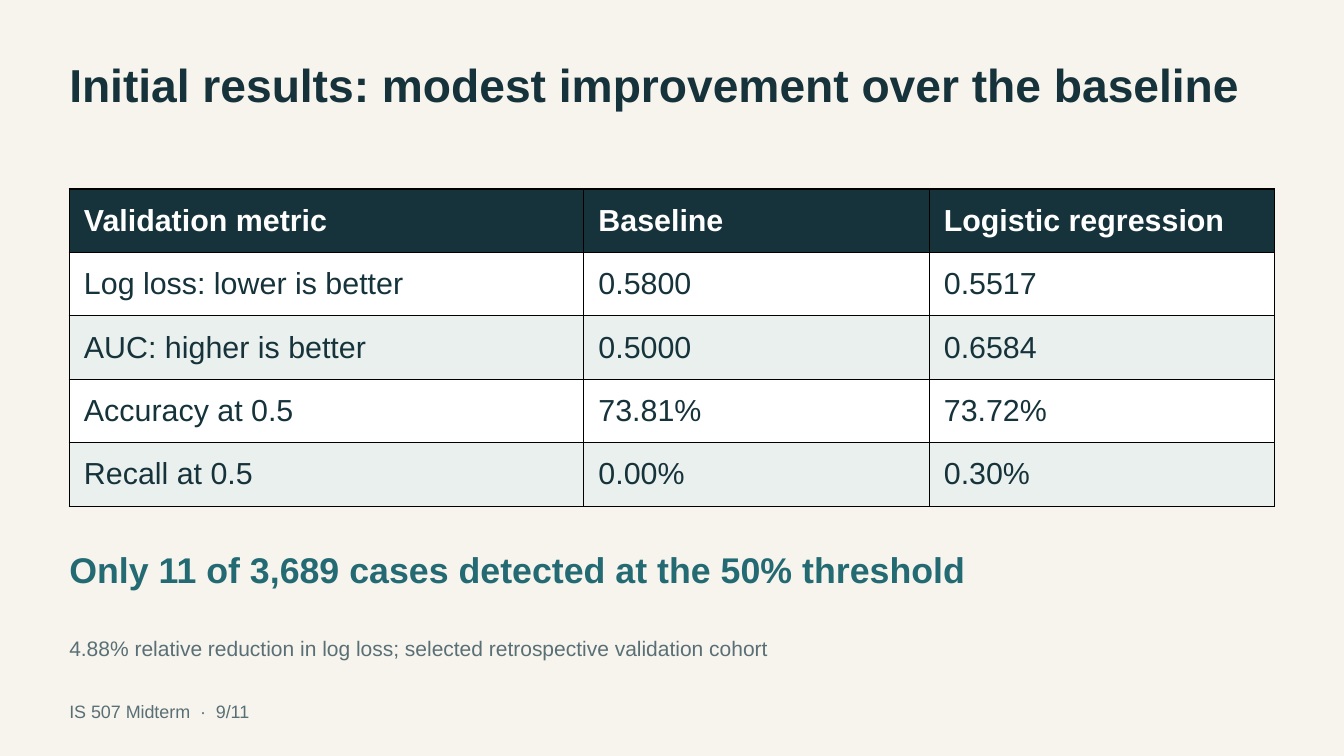
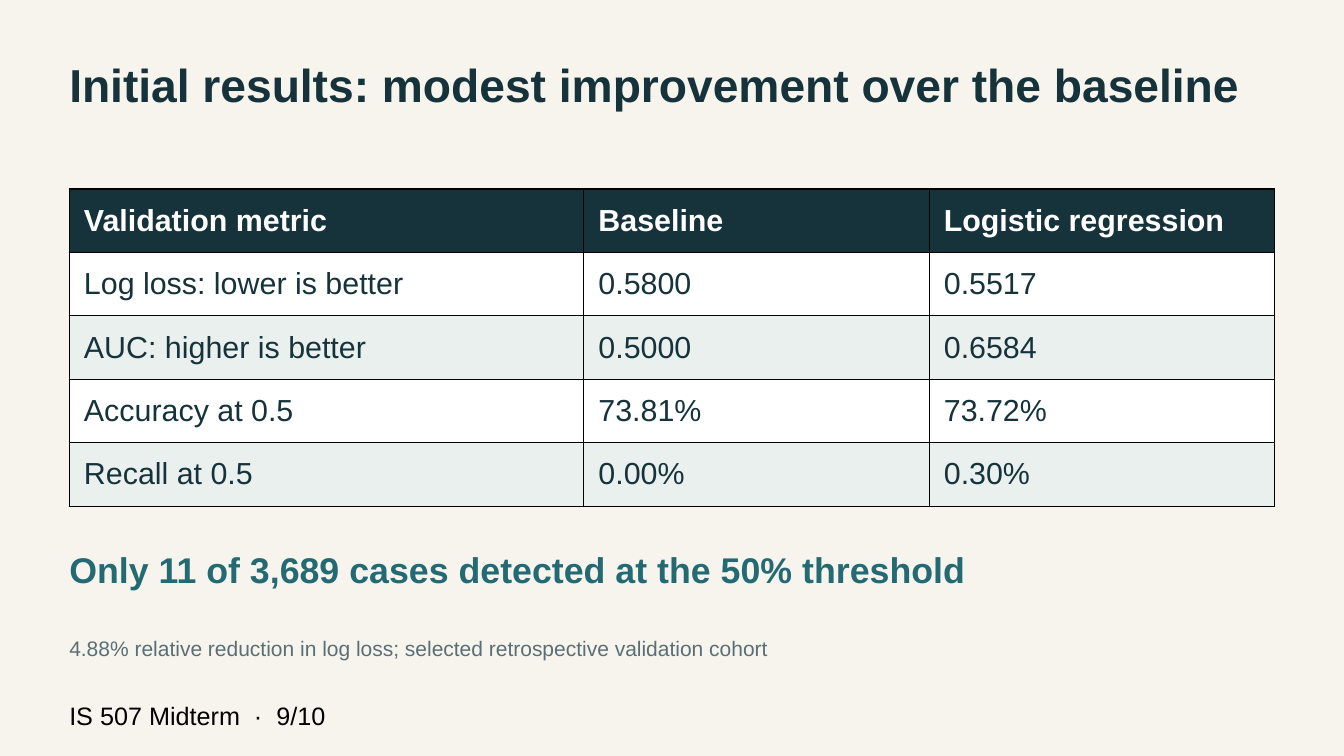
Before and after one commit to wzbxjb/hotel-cancellation-is507-team, a slide deck: slide 9 of deliverables/IS507_Midterm_Presentation.pptx. Drawn at 1344x756 pixels with LibreOffice and Linux fonts; fonts in the diff are those of the drawing. Boxes give left, top, right and bottom in pixels: in the first picture for what was removed or moved away, otherwise in the second. Text is boxed around its words. In the diff, an @@ line names an element or a change of style, - is before the commit and + after.

```diff
--- a/deliverables/IS507_Midterm_Presentation.pptx
+++ b/deliverables/IS507_Midterm_Presentation.pptx
@@ text at (69, 706, 325, 726): text changed; size 12.8 to 18 pt; text colour #596F75 to #000000 @@
-IS 507 Midterm · 9/11
+IS 507 Midterm · 9/10
```
Also in this commit, not shown: 10 other slides changed, 16 other files.
